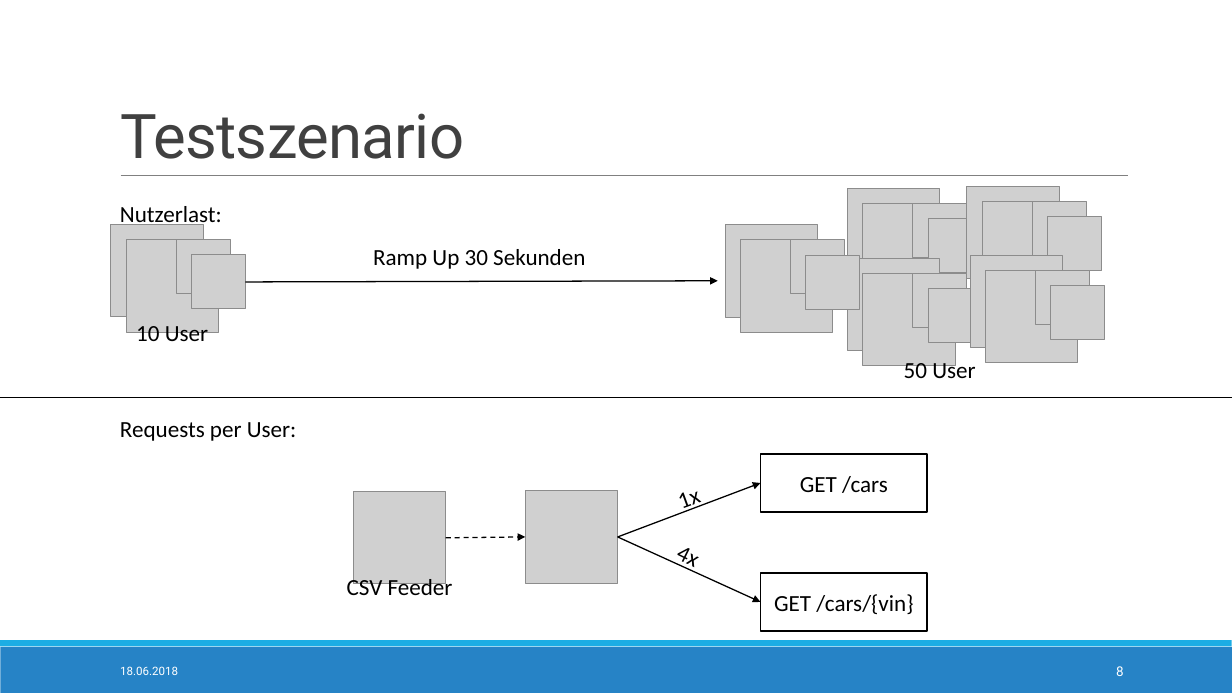
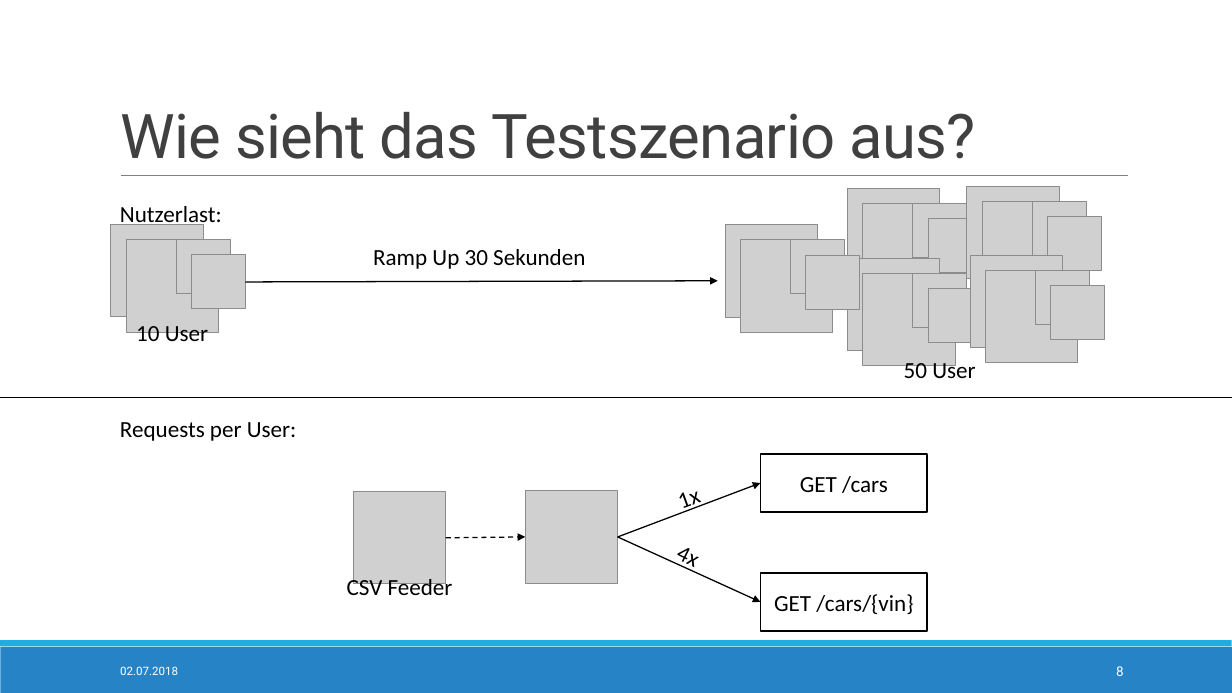
Before and after one commit to StTraeger/sqs-car-webservice, a slide deck: slide 8 of LoadTesting.pptx. Drawn at 1232x693 pixels with LibreOffice and Linux fonts; fonts in the diff are those of the drawing; grey boxes stand for pictures. Boxes give left, top, right and bottom in pixels: in the first picture for what was removed or moved away, otherwise in the second. Text is boxed around its words. In the diff, an @@ line names an element or a change of style, - is before the commit and + after.

```diff
--- a/LoadTesting.pptx
+++ b/LoadTesting.pptx
@@ title at box(120, 112, 976, 159): text changed @@
-Testszenario
+Wie sieht das Testszenario aus?
@@ text at box(120, 666, 178, 675): text changed @@
-18.06.2018
+02.07.2018
```
Also in this commit, not shown: 9 other slides changed, 1 slide removed.
